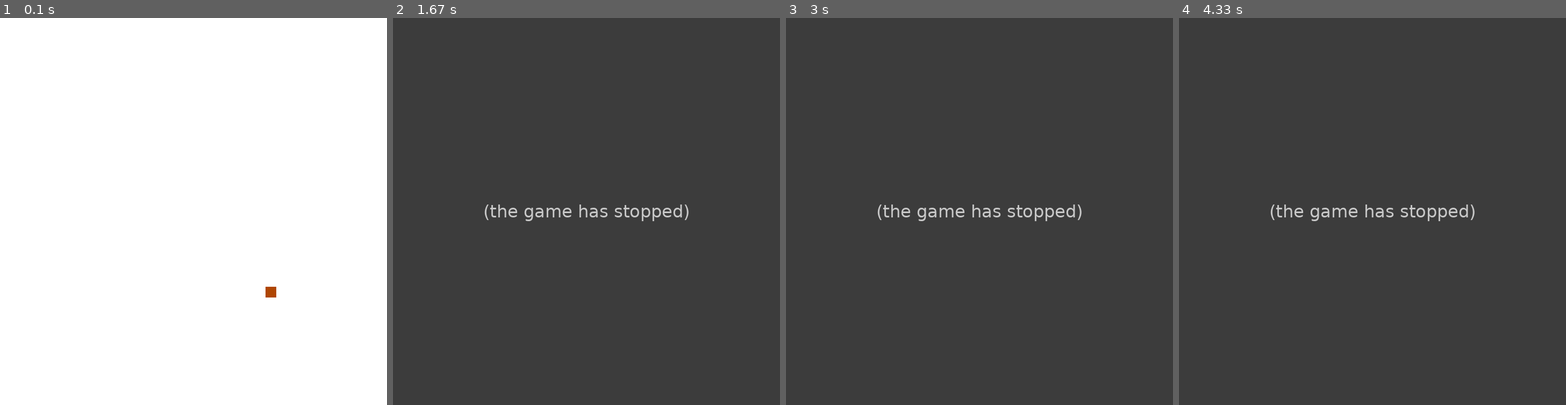
Above: before the commit, frames 1-4 (left to right).
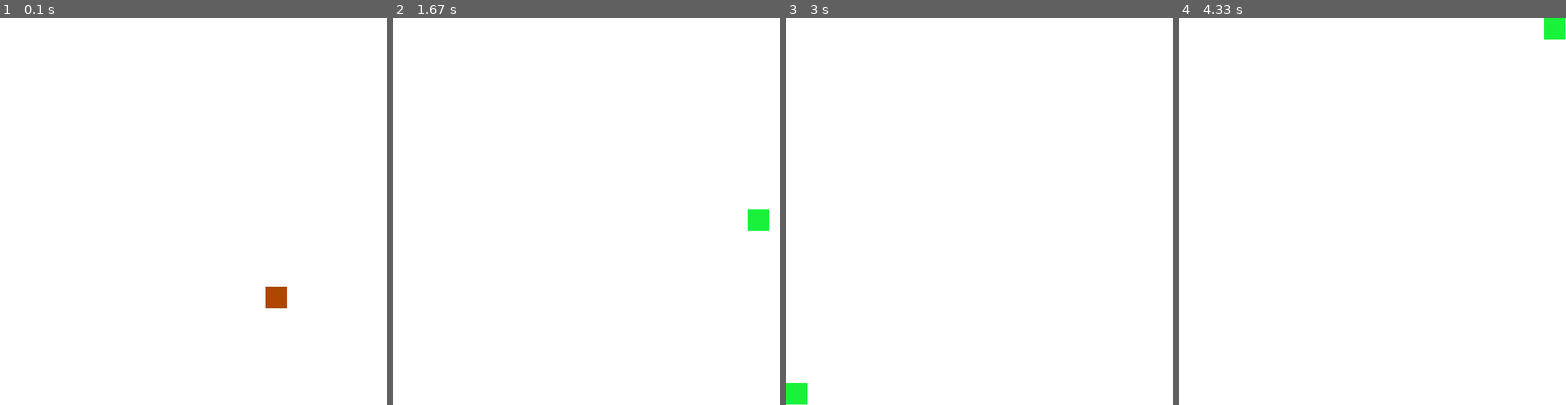
Above: after the commit, the same moments.

Repository: atonderski/TrafficMadness
Game: pygame game, started from pygame_example.py
Two runs of this game, one before a commit and one after it. Both use one fixed random seed, a clock stepped at 60 frames per second and the inputs below.
Inputs (mouse positions are in pixels of both pictures, inside the frame that each line leads up to):
- Up to frame 1 (0.1 s): no input
- Up to frame 2 (1.67 s): click (660, 296) at 0.38 s; hold Right 0.67-1.13 s; tap Space at 0.73, 1.03, 1.23, 1.57 s; hold Up 1.17-1.47 s; hold Right from 1.5 s (still down)
- Up to frame 3 (3 s): tap Space at 1.87, 2.07, 2.37, 2.63 s; release Right at 1.97 s; hold Left 2-2.53 s; hold Down 2.57-2.87 s
- Up to frame 4 (4.33 s): hold Up 3.33-3.7 s; tap Space at 3.4, 3.8, 4.1 s; hold Right from 3.73 s (still down)

The runs differ from the first frame. In frame 1, 0.2% of the frame differs, in the area x 68-75%, y 69-75%; in frame 2, 100%, in the area x 0-100%, y 0-100%; in frame 3, 100%; in frame 4, 100%.
Error before the commit: TypeError: boost() missing 1 required positional argument: 'speed' (pygame_example.py line 59); the game stopped at 0.73 s (later frames are placeholders)

Commit message:
Finished pygame example

Diff:
--- a/pygame_example.py
+++ b/pygame_example.py
@@ -1,4 +1,5 @@
 import pygame
+from random import randint
 
 def main():
     # Initialize the pygame modules
@@ -30,7 +31,7 @@
     y_vel = 0 # Move in y, no
     color = pygame.Color(175, 70, 2, 255) #RGBA, some orange.
     speed = 1 # Number of pixels moved each iteration.
-    size = 20 # Number of pixels width/height
+    size = 40 # Number of pixels width/height
 
     # Create our rectangle object, no color, just pos and size
     rect = pygame.Rect(x_pos, y_pos, size, size)
@@ -43,6 +44,10 @@
     # Blit the rectangle surface(with color) to the screen at position of our rect object
     screen.blit(rect_surface, (rect.x, rect.y))
 
+    # This updates the whole screen,
+    # pygame.display.update() equivalent, but update() can also
+    # update only specific parts of screen. See loop below
+    pygame.display.flip()
    # Main event and draw loop
     running = True
     while running:
@@ -56,7 +61,7 @@
             if event.type == pygame.KEYDOWN:
                 # Space key, boost
                 if event.key == pygame.K_SPACE:
-                    boost()
+                    speed = boost(speed)
                 # Arrow key presses
                 # Up
                 elif event.key == pygame.K_UP:
@@ -74,6 +79,18 @@
                 elif event.key == pygame.K_RIGHT:
                     x_vel = 1
                     y_vel = 0
+            # On click of mouse
+            if event.type == pygame.MOUSEBUTTONDOWN:
+                #Get mouse positions
+                x, y = pygame.mouse.get_pos()
+                # Check if we clicked inside our rectangle object
+                if rect.collidepoint(x,y):
+                    # Set a random color on our rectangle surface
+                    color = pygame.Color(randint(0,255),
+                                         randint(0,255),
+                                         randint(0,255),
+                                         255)
+                    rect_surface.fill(color)
 
         # We don't want to repaint the whole screen every loop. Only surfaces of
         # objects that have changed (dirty). This is done by blitting a subsurface of
@@ -82,6 +99,8 @@
 
         # Get clean background at position of dirty subsurface
         dirty_rect_subsurface = background_surface.subsurface(rect)
+        #Get a copy of the dirty rect object for updating later
+        dirty_rect = rect.copy()
         # Blit the clean background subsurface to the screen at rect pos
         # to clean the dirty rectangle
         screen.blit(dirty_rect_subsurface, (rect.x, rect.y))
@@ -94,18 +113,26 @@
         # Then blit the rectangle surface to the screen at the new
         # position of the rectangle object
         screen.blit(rect_surface, (rect.x, rect.y))
-        # Update color?
-        # Needed to update our screen,
-        pygame.display.flip()
+
+        # If we have more than one rect, we don't do this for every rect but
+        # only check those who moved in maybe a list of dirty rects
+
+        # Needed to update our screen, only update the parts that have changed
+        # Update the rectangle surface at position of rectangle
+        pygame.display.update(rect)
+        # Update the dirty surface we painted over above
+        pygame.display.update(dirty_rect)
+
+        # More effective if many, do a list of rects to update such as
+        # rect_list = [rect, dirty_rect_subsurface]
+        # pygame.display.update(rect_list)
+
+
+        #pygame.display.flip() to update whole screen, maybe if transition to
+        #new background.
+
         # ~60 fps
         clock.tick(60)
-
-def clicked_rect(clicked_x, clicked_y, rect):
-    # Check to see if we clicked inside our rect, return True
-    if rect.collidepoint(x_clicked, y_clicked):
-        return True
-    else:
-        return False
 
 def update_rect(rect, x_vel, y_vel, speed, resolution):
     rect.x += x_vel*speed
